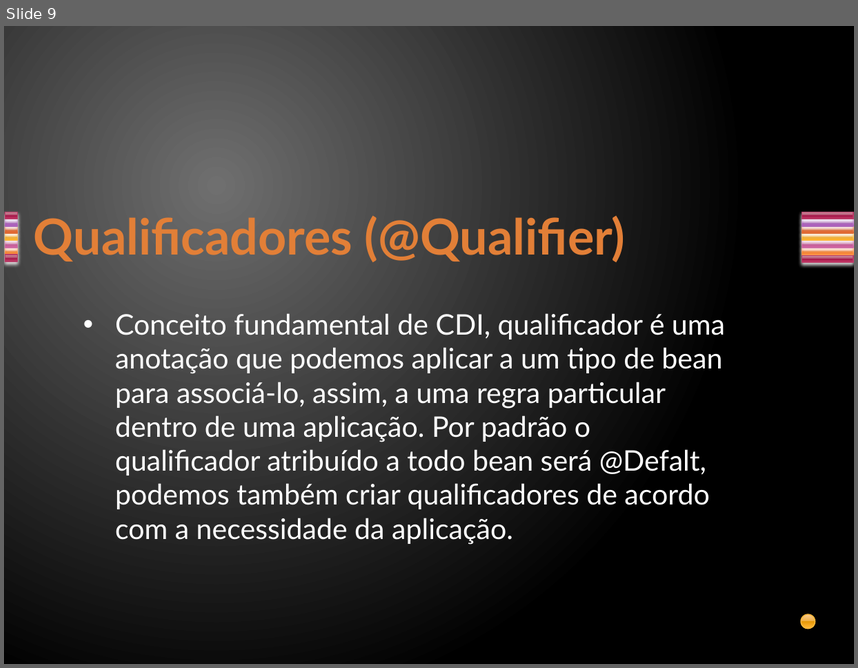
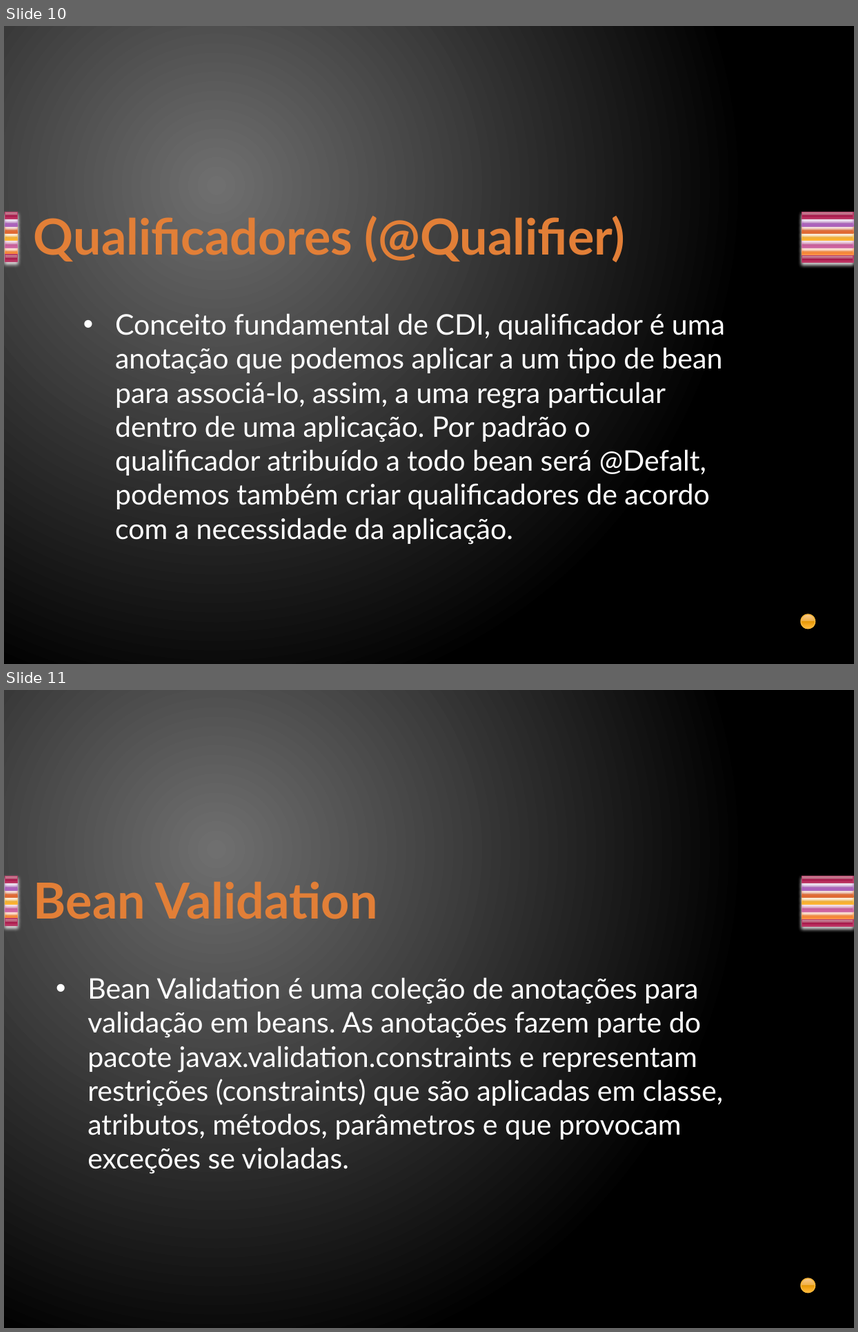
Before and after one commit to davirj9/javaAvancado, a slide deck: AulasAvancado/src/main/resources/br/com/3- CDI/CDI.pptx. Shown one above the other, each under a label of ours: slide 9 before the commit, slides 10 and 11 after it. The pictures are 858x668 and 858x1332 pixels, drawn with LibreOffice and Linux fonts; fonts in the diff are those of the drawing. Boxes give left, top, right and bottom in pixels: in the first picture for what was removed or moved away, otherwise in the second. Text is boxed around its words. In the diff, an @@ line names an element or a change of style, - is before the commit and + after.

```diff
--- a/AulasAvancado/src/main/resources/br/com/3- CDI/CDI.pptx
+++ b/AulasAvancado/src/main/resources/br/com/3- CDI/CDI.pptx
@@ slide 11 added at (x1=4, y1=690, x2=854, y2=1328), background gradient #707070 to #000000; not listed: 15 template elements that a slide beside it also shows @@
@@ title added at (x1=34, y1=881, x2=378, y2=919), 42 pt, text gradient #E38037 to #FA8D3D, bold @@
+Bean Validation
@@ text added at (x1=87, y1=977, x2=723, y2=1174), 24 pt, text #FFFFFF @@
+• Bean Validation é uma coleção de anotações para validação em beans. As anotações fazem parte do pacote javax.validation.constraints e representam restrições (constraints) que são aplicadas em classe, atributos, métodos, parâmetros e que provocam exceções se violadas.
@@ what was slide 9 is now slide 10 @@
```
Also in this commit, not shown: 1 slide changed, 2 other slides added, 3 other files.
